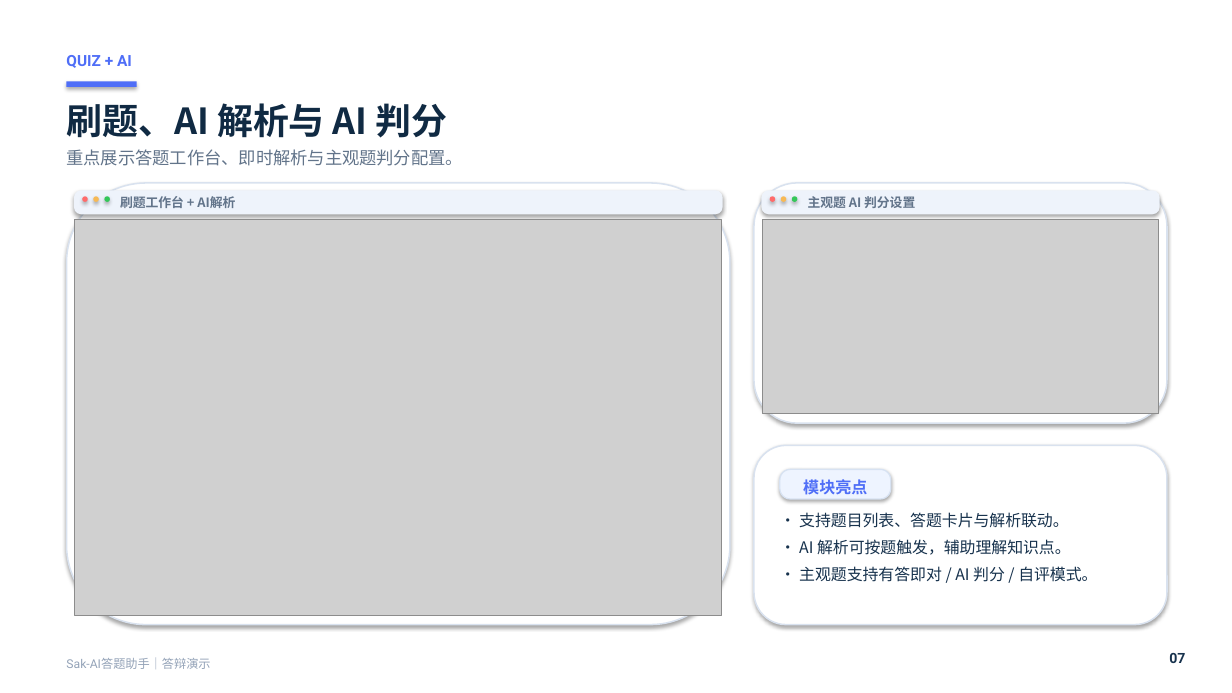
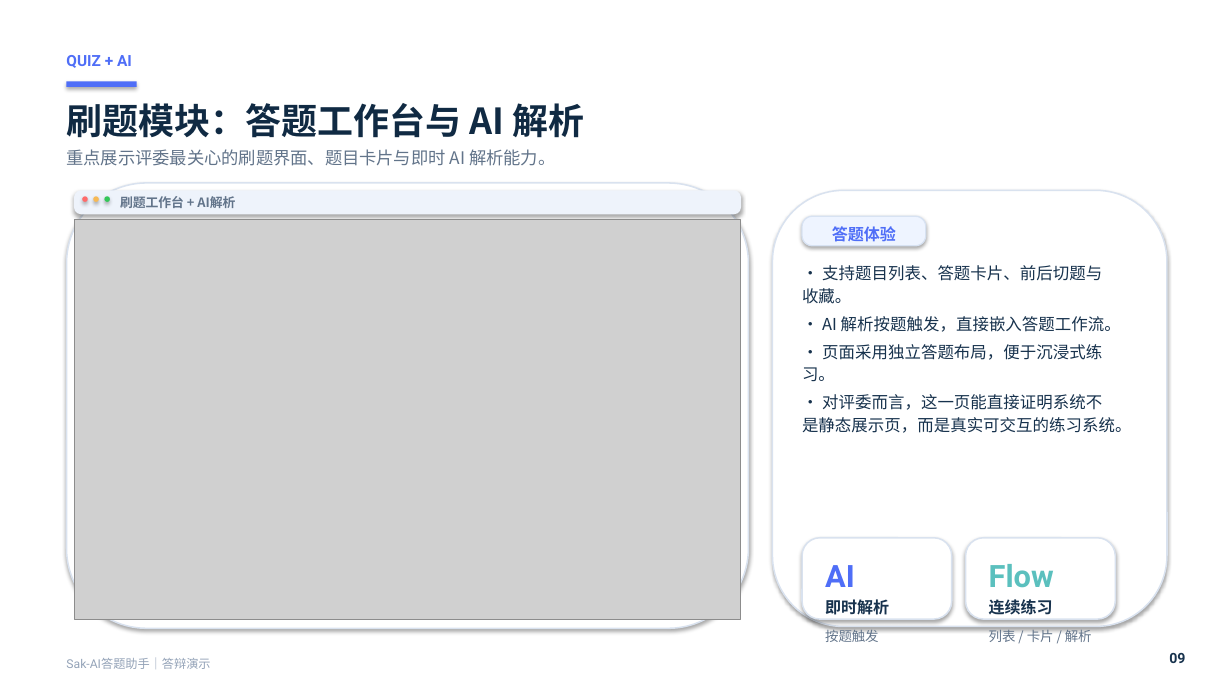
Before and after one commit to Saksk-IT/Ti, a slide deck: slide 9 of output/doc/1软件应用与开发_1Web应用与开发_Sak-AI答题助手/01作品与答辩材料/Sak-AI答题助手-答辩演示PPT.pptx (slide 7 before the commit). Drawn at 1232x693 pixels with LibreOffice and Linux fonts; fonts in the diff are those of the drawing; grey boxes stand for pictures; background and template pictures are left out. Boxes give left, top, right and bottom in pixels: in the first picture for what was removed or moved away, otherwise in the second. Text is boxed around its words. In the diff, an @@ line names an element or a change of style, - is before the commit and + after.

```diff
--- a/output/doc/1软件应用与开发_1Web应用与开发_Sak-AI答题助手/01作品与答辩材料/Sak-AI答题助手-答辩演示PPT.pptx
+++ b/output/doc/1软件应用与开发_1Web应用与开发_Sak-AI答题助手/01作品与答辩材料/Sak-AI答题助手-答辩演示PPT.pptx
@@ text at (66,103,584,138): text changed @@
-刷题、AI 解析与 AI 判分
+刷题模块：答题工作台与 AI 解析
@@ text at (66,149,555,166): text changed @@
-重点展示答题工作台、即时解析与主观题判分配置。
+重点展示评委最关心的刷题界面、题目卡片与即时 AI 解析能力。
@@ rounded rectangle: place and size @@
-rounded rectangle at (67,183,730,625)
+rounded rectangle at (67,183,749,628)
@@ rounded rectangle: place and size @@
-rounded rectangle at (74,190,723,214)
+rounded rectangle at (74,190,741,214)
@@ ellipse removed at (770,196,775,201) @@
@@ rounded rectangle: place and size @@
-rounded rectangle at (754,183,1167,423)
+rounded rectangle at (773,190,1167,627)
@@ ellipse removed at (781,196,787,201) @@
@@ ellipse removed at (792,196,798,201) @@
@@ picture: place and size @@
-picture at (75,220,722,616)
+picture at (75,220,740,619)
@@ picture removed at (762,220,1159,414) @@
@@ rounded rectangle: place and size @@
-rounded rectangle at (762,190,1160,214)
+rounded rectangle at (802,216,926,246)
@@ rounded rectangle at (802,216,926,246): fill #EEF3FB to #EEF4FF; outline none to #D7E2F2 1 pt; proportions changed @@
@@ text added at (832,226,896,242), 12.5 pt, text #4F6EF7, bold @@
+答题体验
@@ text added at (802,265,1131,433), 12.8 pt, text #17324D @@
+• 支持题目列表、答题卡片、前后切题与收藏。
+• AI 解析按题触发，直接嵌入答题工作流。
+• 页面采用独立答题布局，便于沉浸式练习。
+• 对评委而言，这一页能直接证明系统不是静态展示页，而是真实可交互的练习系统。
@@ text removed at (803,479,867,495) @@
-模块亮点
@@ text removed at (799,512,1097,582) @@
-• 支持题目列表、答题卡片与解析联动。
-• AI 解析可按题触发，辅助理解知识点。
-• 主观题支持有答即对 / AI 判分 / 自评模式。
@@ rounded rectangle: place and size @@
-rounded rectangle at (754,445,1167,625)
+rounded rectangle at (802,538,952,619)
@@ rounded rectangle at (802,538,952,619): proportions changed @@
@@ rounded rectangle: place and size @@
-rounded rectangle at (780,470,891,499)
+rounded rectangle at (966,538,1116,619)
@@ rounded rectangle at (966,538,1116,619): fill #EEF4FF to #FFFFFF; outline #D7E2F2 1 pt to #D9E2EF 1.2 pt; proportions changed @@
@@ text at (825,565,855,587): text changed; size 10 to 24 pt; font Noto Sans CJK SC to Roboto; text colour #62748A to #4F6EF7 @@
-主观题 AI 判分设置
+AI
@@ text added at (989,564,1054,588), 24 pt, text #5BC0BE, bold @@
+Flow
@@ text added at (825,599,889,615), 12.5 pt, text #17324D, bold @@
+即时解析
@@ text added at (989,599,1053,615), 12.5 pt, text #17324D, bold @@
+连续练习
@@ text added at (825,627,879,645), 10.5 pt, text #62748A @@
+按题触发
@@ text added at (989,627,1092,645), 10.5 pt, text #62748A @@
+列表 / 卡片 / 解析
@@ text at (1169,653,1185,663): text changed @@
-07
+09
```
Also in this commit, not shown: 9 other slides changed, 4 slides added, 2 other files.
